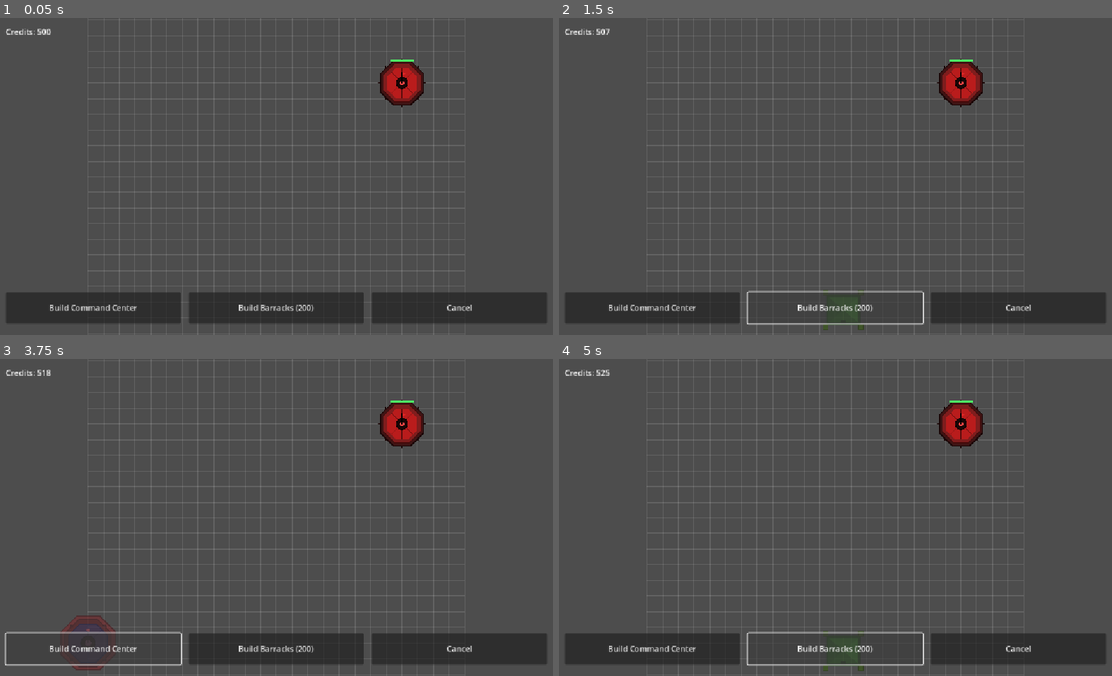
Above: before the commit, frames 1-4 (two rows, left to right).
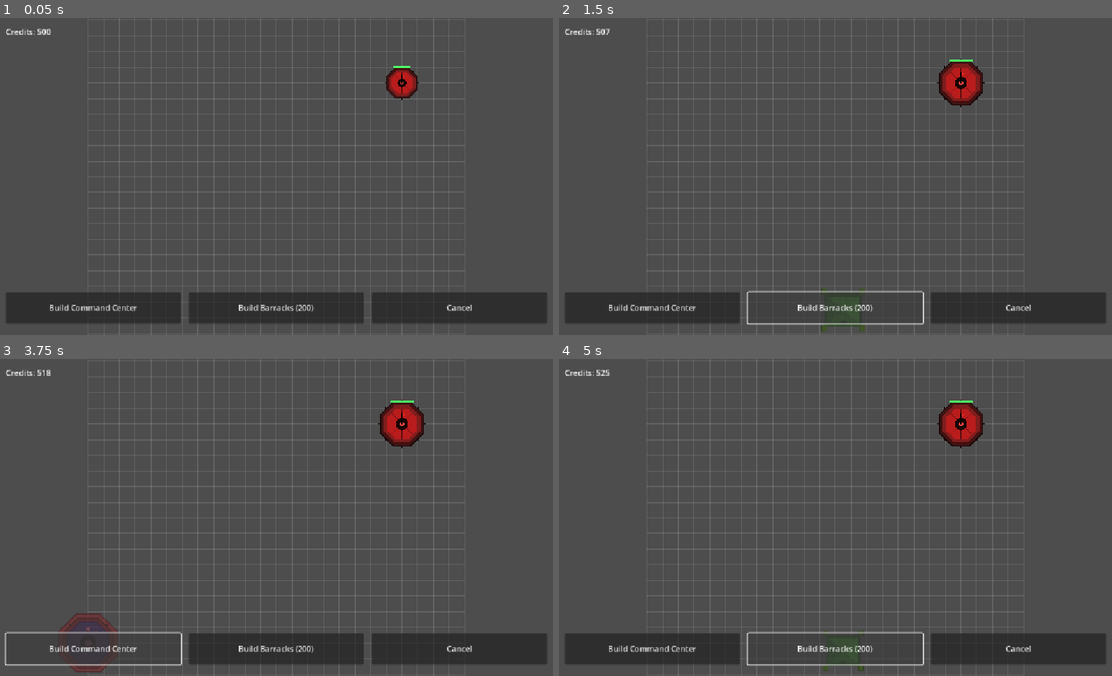
Above: after the commit, the same moments.

Repository: milinddashrathjoshi-pixel/WAR-GAME
Game: Godot game, scene res://scenes/main/main.tscn
The game is run twice, just before and just after one commit, with the same random seed, the same clock (stepped at 60 frames per second) and the same inputs.
Inputs:
- Up to frame 1 (0.05 s): no input
- Up to frame 2 (1.5 s): click "Build Command Center" at 0.5 s; click "Build Barracks (200)" at 1.25 s
- Up to frame 3 (3.75 s): click "Build Command Center" at 2 s; click "Build Barracks (200)" at 2.75 s; click "Build Command Center" at 3.5 s
- Up to frame 4 (5 s): click "Build Barracks (200)" at 4.25 s

The runs differ from the first frame. In frame 1, 0.8% of the frame differs, in the area x 68-78%, y 12-29%; in frame 2, less than 0.1%; in frame 3, 0.3%; in frame 4, nothing differs.

Commit message:
Phase 4 (juice & polish): sfx, hit-flash, damage numbers, pop-in, tracers
Add game feel without changing the core loop:
- Sfx autoload + four procedurally generated WAVs (place, spawn, hit,
  victory) wired into placement, spawning, damage, and the win state.
- Building: spawn pop-in (scale tween), red hit-flash on damage, and
  floating "-N" damage numbers (new floating_text scene/script).
- Infantry: brief firing tracer line to the target on each shot.
- HUD: victory overlay fades in.

All deploys automatically to the web build, so it updates on refresh.

https://claude.ai/code/session_019U8oQH6MLbad7Ncp5CKgn1

Diff:
--- /dev/null
+++ b/autoload/sfx.gd
@@ -0,0 +1,26 @@
+extends Node
+## Autoload singleton "Sfx". Tiny sound bank — one AudioStreamPlayer per effect,
+## play(name) restarts that effect. Browsers unlock audio on the first tap, which
+## happens via the build buttons, so the first place/spawn sound primes it.
+
+const SOUNDS := {
+	&"place": preload("res://assets/sfx/place.wav"),
+	&"spawn": preload("res://assets/sfx/spawn.wav"),
+	&"hit": preload("res://assets/sfx/hit.wav"),
+	&"victory": preload("res://assets/sfx/victory.wav"),
+}
+
+var _players: Dictionary = {}
+
+
+func _ready() -> void:
+	for key in SOUNDS:
+		var p := AudioStreamPlayer.new()
+		p.stream = SOUNDS[key]
+		add_child(p)
+		_players[key] = p
+
+
+func play(name: StringName) -> void:
+	if _players.has(name):
+		_players[name].play()
--- a/project.godot
+++ b/project.godot
@@ -13,6 +13,7 @@
 [autoload]
 
 Economy="*res://autoload/economy.gd"
+Sfx="*res://autoload/sfx.gd"
 
 [display]
 
--- /dev/null
+++ b/scenes/ui/floating_text.tscn
@@ -0,0 +1,16 @@
+[gd_scene load_steps=2 format=3 uid="uid://b0floattext01"]
+
+[ext_resource type="Script" uid="uid://b1arwfloattxt" path="res://scripts/ui/floating_text.gd" id="1_ft"]
+
+[node name="FloatingText" type="Node2D"]
+script = ExtResource("1_ft")
+
+[node name="Label" type="Label" parent="."]
+offset_left = -60.0
+offset_top = -20.0
+offset_right = 60.0
+offset_bottom = 20.0
+theme_override_font_sizes/font_size = 32
+text = "-0"
+horizontal_alignment = 1
+vertical_alignment = 1
--- a/scripts/buildings/building.gd
+++ b/scripts/buildings/building.gd
@@ -2,15 +2,28 @@
 extends Node2D
 ## Base for all placeable buildings. Footprint/cost/hp come from its BuildingData
 ## so behaviour is data-driven. Emits hp_changed (for health bars) and destroyed
-## (for win/lose checks) — used by Phase 3 combat.
+## (for win/lose checks). Phase 4 polish: spawn pop-in, red hit-flash, floating
+## damage numbers, and a hit sound when damaged.
 
 signal hp_changed(current: int, max_hp: int)
 signal destroyed
+
+const FLOATING_TEXT := preload("res://scenes/ui/floating_text.tscn")
 
 @export var data: BuildingData
 
 var origin_cell: Vector2i      # top-left cell of the footprint
 var hp: int
+
+@onready var _sprite: Sprite2D = $Sprite2D
+
+
+func _ready() -> void:
+	# Spawn pop-in.
+	scale = Vector2.ZERO
+	var t := create_tween()
+	t.tween_property(self, "scale", Vector2.ONE, 0.25) \
+		.set_trans(Tween.TRANS_BACK).set_ease(Tween.EASE_OUT)
 
 
 func setup(p_data: BuildingData, p_origin: Vector2i) -> void:
@@ -25,10 +38,26 @@
 		return
 	hp = max(0, hp - amount)
 	hp_changed.emit(hp, data.max_hp)
+	_flash()
+	_spawn_damage_number(amount)
+	Sfx.play(&"hit")
 	if hp == 0:
 		destroyed.emit()
 		_on_destroyed()
 
 
+func _flash() -> void:
+	if _sprite == null:
+		return
+	_sprite.modulate = Color(1.0, 0.4, 0.4)
+	create_tween().tween_property(_sprite, "modulate", Color.WHITE, 0.18)
+
+
+func _spawn_damage_number(amount: int) -> void:
+	var ft := FLOATING_TEXT.instantiate()
+	get_parent().add_child(ft)
+	ft.start("-%d" % amount, Color(1.0, 0.85, 0.3), global_position + Vector2(0, -72))
+
+
 func _on_destroyed() -> void:
 	queue_free()
--- a/scripts/grid/placement_controller.gd
+++ b/scripts/grid/placement_controller.gd
@@ -79,4 +79,5 @@
 	b.setup(_active, _cell)
 	b.global_position = grid.footprint_center_to_world(_cell, _active.footprint)
 	grid.occupy_area(_cell, _active.footprint, b)
+	Sfx.play(&"place")
 	cancel_placement()
--- a/scripts/level/level.gd
+++ b/scripts/level/level.gd
@@ -53,6 +53,7 @@
 	var u := infantry_scene.instantiate()
 	units_root.add_child(u)
 	u.global_position = grid.cell_center_to_world(ring_cell)
+	Sfx.play(&"spawn")
 
 
 func get_target_building() -> Building:
--- /dev/null
+++ b/scripts/ui/floating_text.gd
@@ -0,0 +1,19 @@
+extends Node2D
+## Short-lived floating combat text (e.g. "-25"). Call start() after adding it to
+## the tree; it drifts up, fades out, and frees itself.
+
+@export var travel: float = -64.0
+@export var lifetime: float = 0.8
+
+@onready var _label: Label = $Label
+
+
+func start(text: String, color: Color, world_pos: Vector2) -> void:
+	global_position = world_pos
+	_label.text = text
+	_label.modulate = color
+	var t := create_tween()
+	t.tween_property(self, "position", position + Vector2(0, travel), lifetime) \
+		.set_ease(Tween.EASE_OUT)
+	t.parallel().tween_property(_label, "modulate:a", 0.0, lifetime)
+	t.tween_callback(queue_free)
--- a/scripts/ui/hud.gd
+++ b/scripts/ui/hud.gd
@@ -44,6 +44,9 @@
 
 func _on_victory() -> void:
 	_victory_overlay.visible = true
+	_victory_overlay.modulate.a = 0.0
+	create_tween().tween_property(_victory_overlay, "modulate:a", 1.0, 0.4)
+	Sfx.play(&"victory")
 
 
 func _on_play_again_button_pressed() -> void:
--- a/scripts/units/infantry.gd
+++ b/scripts/units/infantry.gd
@@ -60,5 +60,19 @@
 func _attack(delta: float) -> void:
 	_attack_timer -= delta
 	if _attack_timer <= 0.0:
+		_spawn_tracer()
 		_target.take_damage(damage)
 		_attack_timer = attack_interval
+
+
+func _spawn_tracer() -> void:
+	# Brief firing line from this unit to the target that fades out.
+	var line := Line2D.new()
+	line.width = 3.0
+	line.default_color = Color(1.0, 0.9, 0.35, 0.9)
+	line.add_point(global_position)
+	line.add_point(_target.global_position)
+	get_parent().add_child(line)
+	var t := line.create_tween()
+	t.tween_property(line, "modulate:a", 0.0, 0.15)
+	t.tween_callback(line.queue_free)
Not shown, added: autoload/sfx.gd.uid
Not shown, added: scripts/ui/floating_text.gd.uid
Not shown, added: assets/sfx/hit.wav
Not shown, added: assets/sfx/place.wav
Not shown, added: assets/sfx/spawn.wav
Not shown, added: assets/sfx/victory.wav
